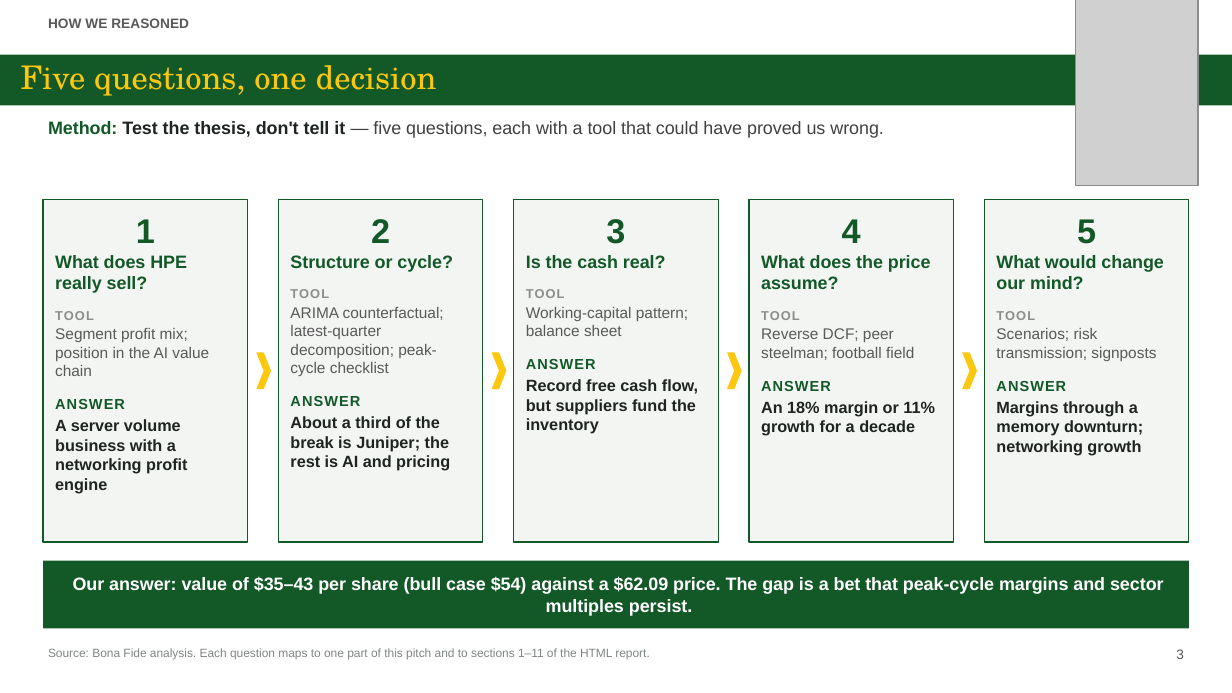
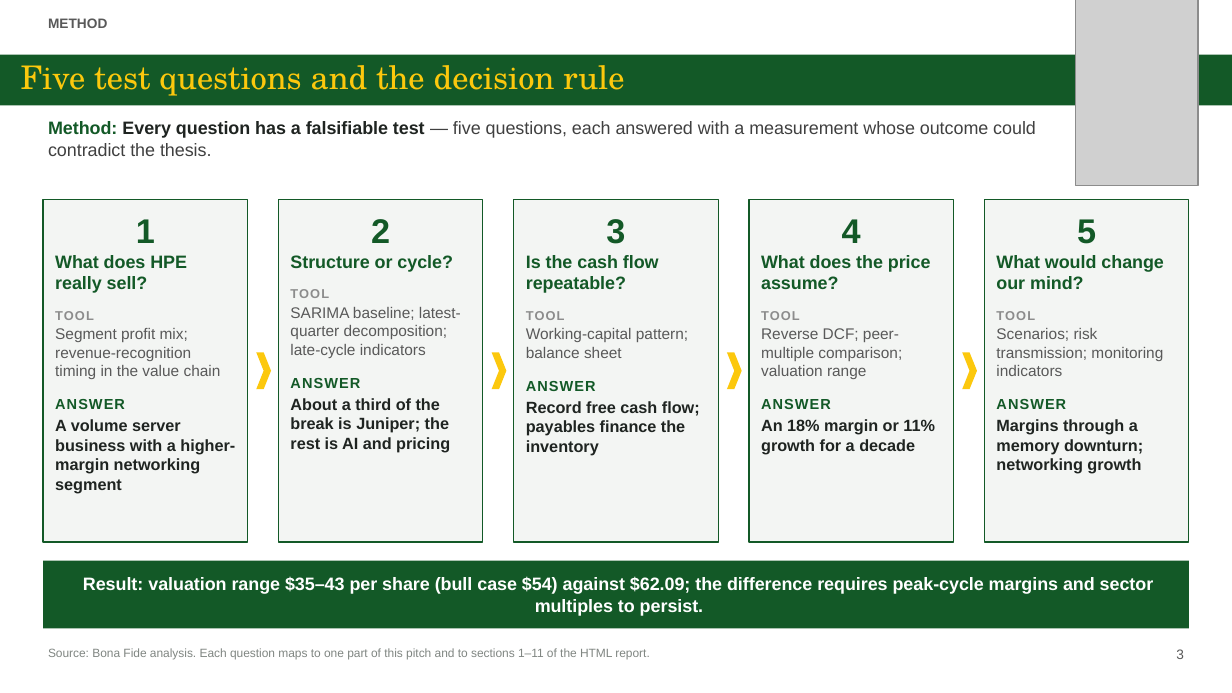
Before and after one commit to zhejiahu-tudelft/bonafide, a slide deck: slide 3 of HPE/final/HPE_Investment_Presentation.pptx. Drawn at 1232x693 pixels with LibreOffice and Linux fonts; fonts in the diff are those of the drawing; grey boxes stand for pictures. Boxes give left, top, right and bottom in pixels: in the first picture for what was removed or moved away, otherwise in the second. Text is boxed around its words. In the diff, an @@ line names an element or a change of style, - is before the commit and + after.

```diff
--- a/HPE/final/HPE_Investment_Presentation.pptx
+++ b/HPE/final/HPE_Investment_Presentation.pptx
@@ text at [48, 18, 107, 28]: text changed @@
-HOW WE REASONED
+METHOD
@@ title at [21, 65, 624, 96]: text changed @@
-Five questions, one decision
+Five test questions and the decision rule
@@ text at [48, 121, 1036, 156]: text changed @@
-Method: Test the thesis, don't tell it — five questions, each with a tool that could have proved us wrong.
+Method: Every question has a falsifiable test — five questions, each answered with a measurement whose outcome could contradict the thesis.
@@ text in rectangle at [526, 255, 659, 293]: text changed @@
-Is the cash real?
+Is the cash flow repeatable?
@@ text in rectangle at [55, 328, 221, 379]: text changed @@
-Segment profit mix; position in the AI value chain
+Segment profit mix; revenue-recognition timing in the value chain
@@ text in rectangle at [290, 307, 461, 358]: text changed @@
-ARIMA counterfactual; latest-quarter decomposition; peak-cycle checklist
+SARIMA baseline; latest-quarter decomposition; late-cycle indicators
@@ text in rectangle at [761, 328, 902, 379]: text changed @@
-Reverse DCF; peer steelman; football field
+Reverse DCF; peer-multiple comparison; valuation range
@@ text in rectangle at [996, 328, 1163, 376]: text changed @@
-Scenarios; risk transmission; signposts
+Scenarios; risk transmission; monitoring indicators
@@ text in rectangle at [55, 419, 235, 493]: text changed @@
-A server volume business with a networking profit engine
+A volume server business with a higher-margin networking segment
@@ text in rectangle at [526, 401, 700, 455]: text changed @@
-Record free cash flow, but suppliers fund the inventory
+Record free cash flow; payables finance the inventory
@@ text in rectangle at [83, 577, 1154, 616]: text changed @@
-Our answer: value of $35–43 per share (bull case $54) against a $62.09 price. The gap is a bet that peak-cycle margins and sector multiples persist.
+Result: valuation range $35–43 per share (bull case $54) against $62.09; the difference requires peak-cycle margins and sector multiples to persist.
```
Also in this commit, not shown: 27 other slides changed, 38 other files.
